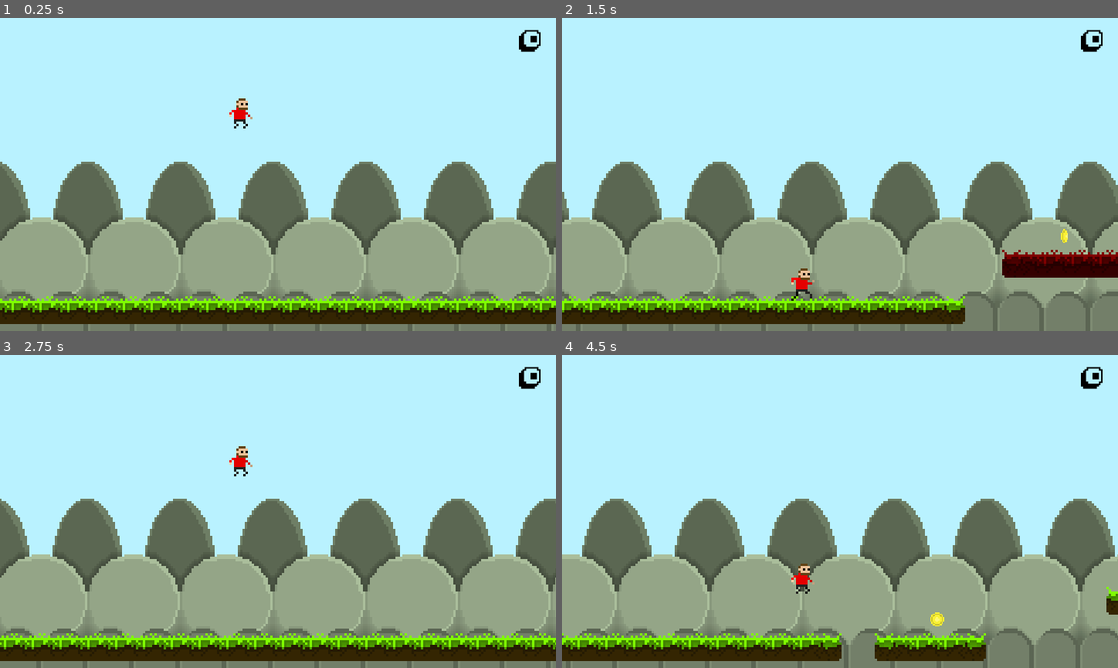
Above: before the commit, frames 1-4 (two rows, left to right).
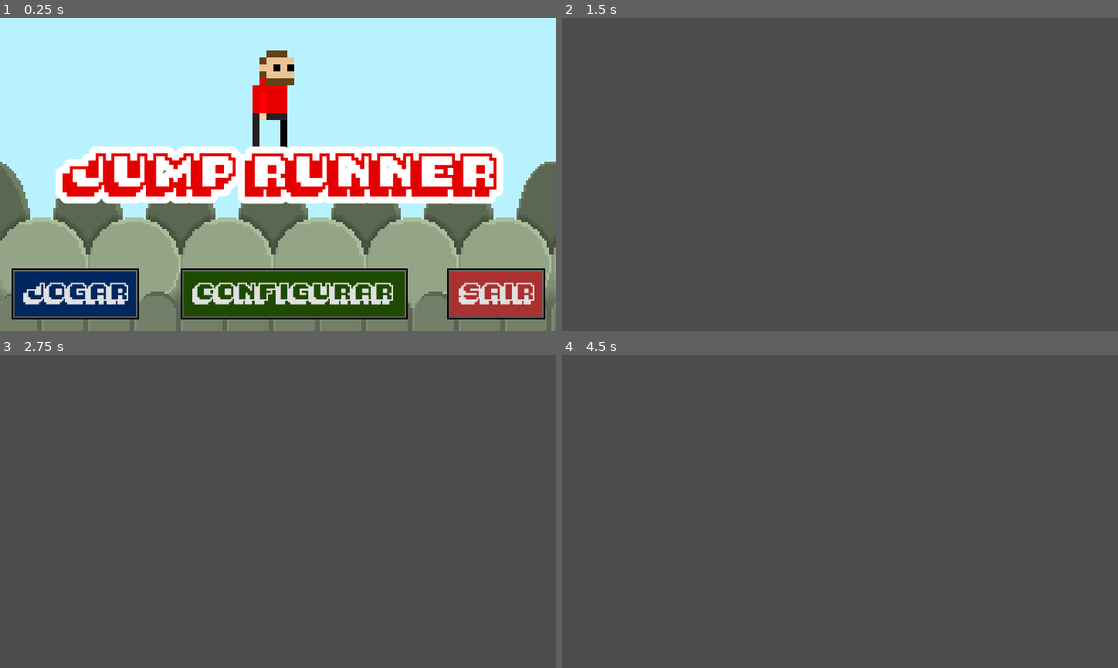
Above: after the commit, the same moments.

Repository: alexporcena/jumprunner
Game: Godot game, scene res://cenas/UIMenu.tscn
Same seed, same stepped clock (60 frames per second), same inputs: the game is played once before the commit and once after it. Before the commit the project starts from res://cenas/Jogo.tscn.
Inputs (mouse positions are in pixels of both pictures, inside the frame that each line leads up to):
- Up to frame 1 (0.25 s): no input
- Up to frame 2 (1.5 s): click (856, 293) at 0.5 s, where only the run after the commit has a clickable "CONFIGURAR"
- Up to frame 3 (2.75 s): tap Up (pular) at 1.52, 2.27 s
- Up to frame 4 (4.5 s): tap Up (pular) at 3.77 s

The runs differ from the first frame. In frame 1, 32% of the frame differs, in the area x 0-100%, y 3-98%; in frame 2, 98%; in frame 3, 98%; in frame 4, 98%, in the area x 0-100%, y 0-100%.

Commit message:
Add files via upload

Diff:
--- /dev/null
+++ b/cenas/UIConfiguracoes.tscn
@@ -0,0 +1,8 @@
+[gd_scene format=2]
+
+[node name="UIConfiguracoes" type="Control"]
+anchor_right = 1.0
+anchor_bottom = 1.0
+__meta__ = {
+"_edit_use_anchors_": false
+}
--- /dev/null
+++ b/cenas/UIGameOver.tscn
@@ -0,0 +1,8 @@
+[gd_scene format=2]
+
+[node name="UIGameOver" type="Control"]
+anchor_right = 1.0
+anchor_bottom = 1.0
+__meta__ = {
+"_edit_use_anchors_": false
+}
--- /dev/null
+++ b/cenas/UIMenu.tscn
@@ -0,0 +1,160 @@
+[gd_scene load_steps=18 format=2]
+
+[ext_resource path="res://cenas/PlanodeFundo.tscn" type="PackedScene" id=1]
+[ext_resource path="res://assets/imagens/personagem.png" type="Texture" id=2]
+[ext_resource path="res://assets/fonte/Pixelmania.ttf" type="DynamicFontData" id=3]
+[ext_resource path="res://assets/imagens/btn_blue.png" type="Texture" id=4]
+[ext_resource path="res://assets/imagens/btn_green.png" type="Texture" id=5]
+[ext_resource path="res://assets/imagens/btn_red.png" type="Texture" id=6]
+[ext_resource path="res://scripts/UIMenu.gd" type="Script" id=7]
+
+[sub_resource type="AtlasTexture" id=1]
+atlas = ExtResource( 2 )
+region = Rect2( 20, 28, 10, 14 )
+
+[sub_resource type="AtlasTexture" id=2]
+atlas = ExtResource( 2 )
+region = Rect2( 30, 28, 10, 14 )
+
+[sub_resource type="SpriteFrames" id=3]
+animations = [ {
+"frames": [ SubResource( 1 ), SubResource( 2 ) ],
+"loop": true,
+"name": "default",
+"speed": 4.0
+} ]
+
+[sub_resource type="DynamicFont" id=4]
+size = 12
+outline_size = 3
+font_data = ExtResource( 3 )
+
+[sub_resource type="DynamicFont" id=5]
+size = 6
+font_data = ExtResource( 3 )
+
+[sub_resource type="StyleBoxTexture" id=6]
+texture = ExtResource( 4 )
+region_rect = Rect2( 0, 0, 64, 32 )
+margin_left = 5.0
+margin_right = 5.0
+margin_top = 5.0
+margin_bottom = 5.0
+
+[sub_resource type="DynamicFont" id=7]
+size = 6
+font_data = ExtResource( 3 )
+
+[sub_resource type="StyleBoxTexture" id=8]
+texture = ExtResource( 5 )
+region_rect = Rect2( 0, 0, 64, 32 )
+margin_left = 5.0
+margin_right = 5.0
+margin_top = 5.0
+margin_bottom = 5.0
+
+[sub_resource type="DynamicFont" id=9]
+size = 6
+font_data = ExtResource( 3 )
+
+[sub_resource type="StyleBoxTexture" id=10]
+texture = ExtResource( 6 )
+region_rect = Rect2( 0, 0, 64, 32 )
+margin_left = 5.0
+margin_right = 5.0
+margin_top = 5.0
+margin_bottom = 5.0
+
+[node name="UIMenu" type="Control"]
+anchor_right = 1.0
+anchor_bottom = 1.0
+script = ExtResource( 7 )
+__meta__ = {
+"_edit_use_anchors_": false
+}
+
+[node name="PlanodeFundo" parent="." instance=ExtResource( 1 )]
+
+[node name="AnimatedSprite" type="AnimatedSprite" parent="."]
+position = Vector2( 118, 35 )
+scale = Vector2( 3, 3 )
+frames = SubResource( 3 )
+playing = true
+
+[node name="LabelNomeJogo" type="Label" parent="."]
+anchor_left = 0.5
+anchor_top = 0.5
+anchor_right = 0.5
+anchor_bottom = 0.5
+margin_left = -93.5
+margin_top = -11.5
+margin_right = 93.5
+margin_bottom = 11.5
+custom_colors/font_color = Color( 0.901961, 0, 0, 1 )
+custom_fonts/font = SubResource( 4 )
+text = "JUMP RUNNER"
+__meta__ = {
+"_edit_use_anchors_": false
+}
+
+[node name="ButtonJogar" type="Button" parent="."]
+anchor_top = 1.0
+anchor_bottom = 1.0
+margin_left = 5.0
+margin_top = -27.0
+margin_right = 60.0
+margin_bottom = -5.0
+custom_fonts/font = SubResource( 5 )
+custom_styles/hover = SubResource( 6 )
+custom_styles/pressed = SubResource( 6 )
+custom_styles/focus = SubResource( 6 )
+custom_styles/disabled = SubResource( 6 )
+custom_styles/normal = SubResource( 6 )
+text = "JOGAR"
+__meta__ = {
+"_edit_use_anchors_": false
+}
+
+[node name="ButtonConfiguracoes" type="Button" parent="."]
+anchor_left = 0.5
+anchor_top = 1.0
+anchor_right = 0.5
+anchor_bottom = 1.0
+margin_left = -42.0
+margin_top = -27.0
+margin_right = 56.0
+margin_bottom = -5.0
+custom_fonts/font = SubResource( 7 )
+custom_styles/hover = SubResource( 8 )
+custom_styles/pressed = SubResource( 8 )
+custom_styles/focus = SubResource( 8 )
+custom_styles/disabled = SubResource( 8 )
+custom_styles/normal = SubResource( 8 )
+text = "CONFIGURAR"
+__meta__ = {
+"_edit_use_anchors_": false
+}
+
+[node name="ButtonSair" type="Button" parent="."]
+anchor_left = 1.0
+anchor_top = 1.0
+anchor_right = 1.0
+anchor_bottom = 1.0
+margin_left = -47.0
+margin_top = -27.0
+margin_right = -5.0
+margin_bottom = -5.0
+custom_fonts/font = SubResource( 9 )
+custom_styles/hover = SubResource( 10 )
+custom_styles/pressed = SubResource( 10 )
+custom_styles/focus = SubResource( 10 )
+custom_styles/disabled = SubResource( 10 )
+custom_styles/normal = SubResource( 10 )
+text = "SAIR"
+__meta__ = {
+"_edit_use_anchors_": false
+}
+
+[connection signal="pressed" from="ButtonJogar" to="." method="_on_ButtonJogar_pressed"]
+[connection signal="pressed" from="ButtonConfiguracoes" to="." method="_on_ButtonConfiguracoes_pressed"]
+[connection signal="pressed" from="ButtonSair" to="." method="_on_ButtonSair_pressed"]
--- a/project.godot
+++ b/project.godot
@@ -21,7 +21,7 @@
 [application]
 
 config/name="EndlessRunner"
-run/main_scene="res://cenas/Jogo.tscn"
+run/main_scene="res://cenas/UIMenu.tscn"
 config/icon="res://icon.png"
 
 [display]
--- /dev/null
+++ b/scripts/UIMenu.gd
@@ -0,0 +1,10 @@
+extends Control
+
+func _on_ButtonSair_pressed():
+	get_tree().quit()
+
+func _on_ButtonJogar_pressed():
+	get_tree().change_scene("res://cenas/Jogo.tscn")
+
+func _on_ButtonConfiguracoes_pressed():
+	get_tree().change_scene("res://cenas/UIConfiguracoes.tscn")
